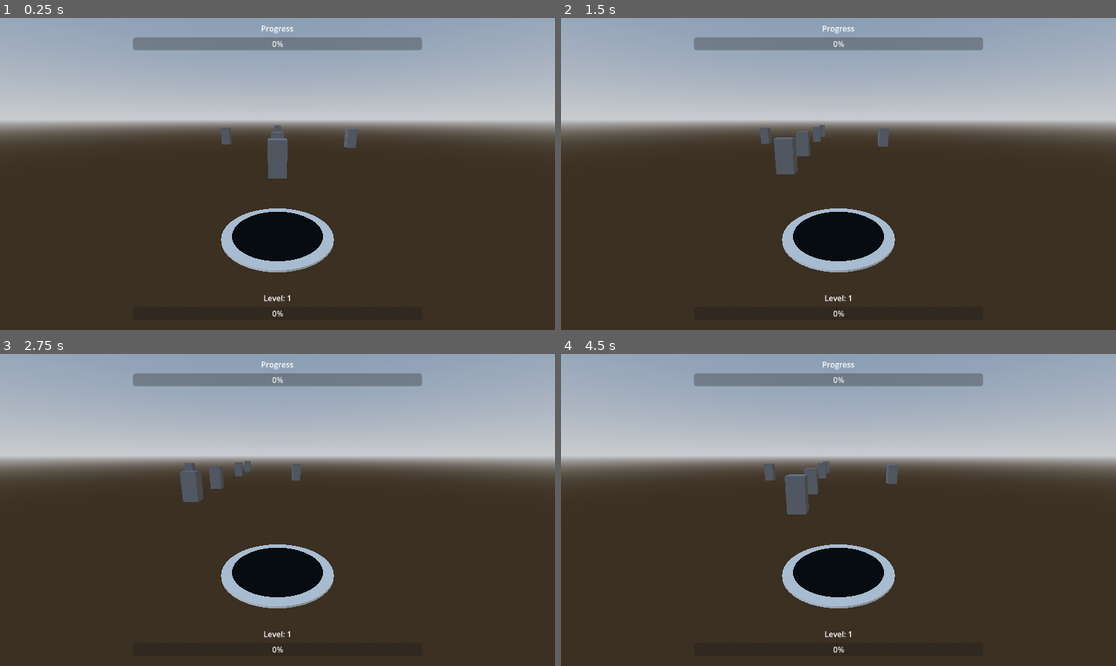
Above: before the commit, frames 1-4 (two rows, left to right).
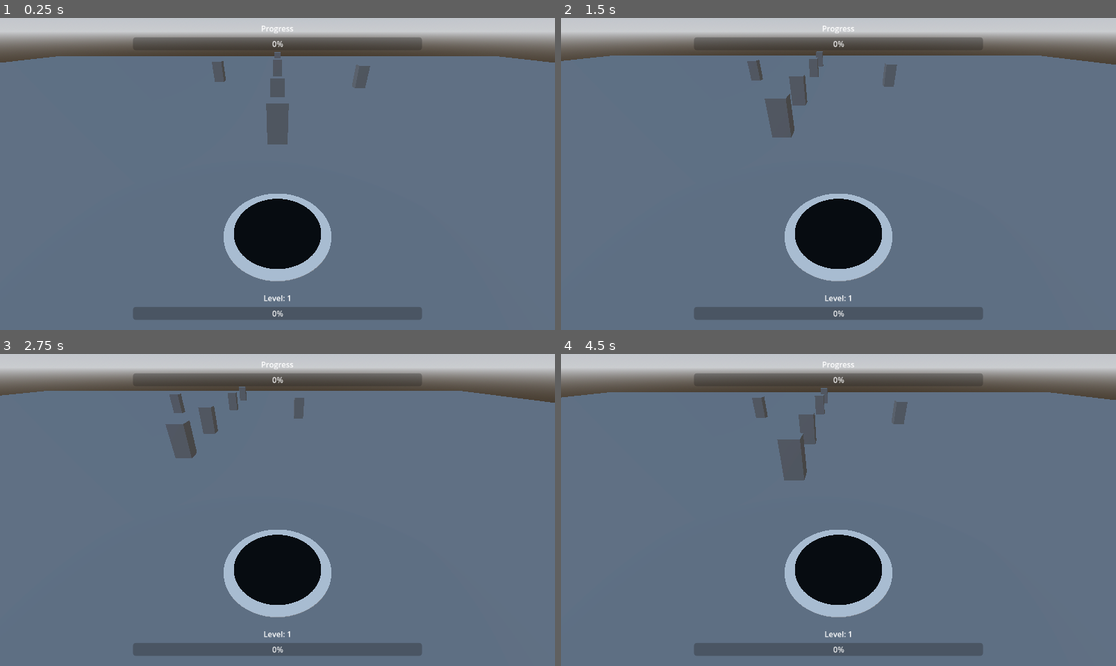
Above: after the commit, the same moments.

Repository: Scyy-dev/hole-eater
Game: Godot game, scene res://scenes/main.tscn
Two runs of this game, one before a commit and one after it. Both use one fixed random seed, a clock stepped at 60 frames per second and the inputs below.
Inputs:
- Up to frame 1 (0.25 s): no input
- Up to frame 2 (1.5 s): tap Enter at 0.5 s; hold D (move_right) 0.53-1.28 s; hold S (move_back) from 1.28 s (still down)
- Up to frame 3 (2.75 s): release S (move_back) at 2.03 s; hold D (move_right) from 2.03 s (still down)
- Up to frame 4 (4.5 s): release D (move_right) at 2.78 s; hold W (move_forward) 2.78-3.53 s; hold A (move_left) from 3.53 s (still down)

The runs differ from the first frame. In frame 1, 97% of the frame differs, in the area x 0-100%, y 0-100%; in frame 2, 97%; in frame 3, 97%; in frame 4, 97%.

Commit message:
Add scaling camera distance on level-up

Diff:
--- a/scenes/main.tscn
+++ b/scenes/main.tscn
@@ -33,7 +33,6 @@
 environment = SubResource("Environment_jyhfs")
 
 [node name="ground" type="StaticBody3D" parent="."]
-visible = false
 
 [node name="CollisionShape3D" type="CollisionShape3D" parent="ground"]
 shape = SubResource("BoxShape3D_o6xl0")
@@ -76,13 +75,8 @@
 [node name="player" parent="." instance=ExtResource("2_sugp2")]
 speed = 4.0
 xp_req_base = 3.0
-xp_req_power_base = 2.0
-xp_req_power_exponent = 0.5
-level_scale_factor = 0.5
-level_base_scale = 1.0
-hidden_collider_height_ratio = 0.8
-grid_size_radius_ratio = 1.41421
-camera_radius_ratio = 1.0
+camera_angle = -35.0
+camera_position_angle = 50.0
 
 [node name="ui" type="Control" parent="."]
 layout_mode = 3
--- a/scenes/player.tscn
+++ b/scenes/player.tscn
@@ -52,6 +52,10 @@
 collision_mask = 3
 script = ExtResource("4_dqkch")
 
+[connection signal="on_level_up" from="." to="." method="_on_level_up"]
 [connection signal="body_entered" from="fallable_collider_check" to="fallable_collider_check" method="_on_body_entered"]
 [connection signal="body_exited" from="fallable_collider_check" to="fallable_collider_check" method="_on_body_exited"]
+[connection signal="on_fallable_exited" from="fallable_collider_check" to="." method="_on_fallable_collider_check_exited"]
 [connection signal="body_entered" from="fallable_score_check" to="fallable_score_check" method="_on_body_entered"]
+[connection signal="on_fallable_entered" from="fallable_score_check" to="." method="_on_fallable_score_check"]
+[connection signal="on_fallable_entered" from="fallable_above_hole_check" to="." method="_on_fallable_above_hole_check"]
--- a/scripts/player.gd
+++ b/scripts/player.gd
@@ -17,7 +17,9 @@
 @export var level_base_scale: float = 1
 @export var hidden_collider_height_ratio: float = 0.8
 @export var grid_size_radius_ratio: float = sqrt(2)
-@export var camera_radius_ratio: float = 1
+@export var camera_angle: float = -15
+@export var camera_position_angle: float = 30
+@export var camera_radius_ratio: float = 4
 
 @onready var hole_visual: MeshInstance3D = $hole_visual
 @onready var outer_ring_visual: MeshInstance3D = $outer_ring_visual
@@ -154,7 +156,17 @@
 	fallable_above_hole_check.add_child(above_hole_check)
 
 func scale_camera() -> void:
-	pass
+	# Camera Position
+	var angle = deg_to_rad(camera_position_angle)
+	var radius = get_radius()
+	var camera_y = radius * camera_radius_ratio * sin(angle)
+	var camera_z = radius * camera_radius_ratio * cos(angle)
+	camera.transform.origin.y = camera_y
+	camera.transform.origin.z = camera_z
+
+	# Camera Rotation
+	var rotation = Vector3(deg_to_rad(camera_angle), 0, 0)
+	camera.transform.basis = Basis.from_euler(rotation)
 
 func _on_level_up(_player: Player, _levels_gained: int) -> void:
 	scale_visuals()
Not shown, changed: .gitignore
